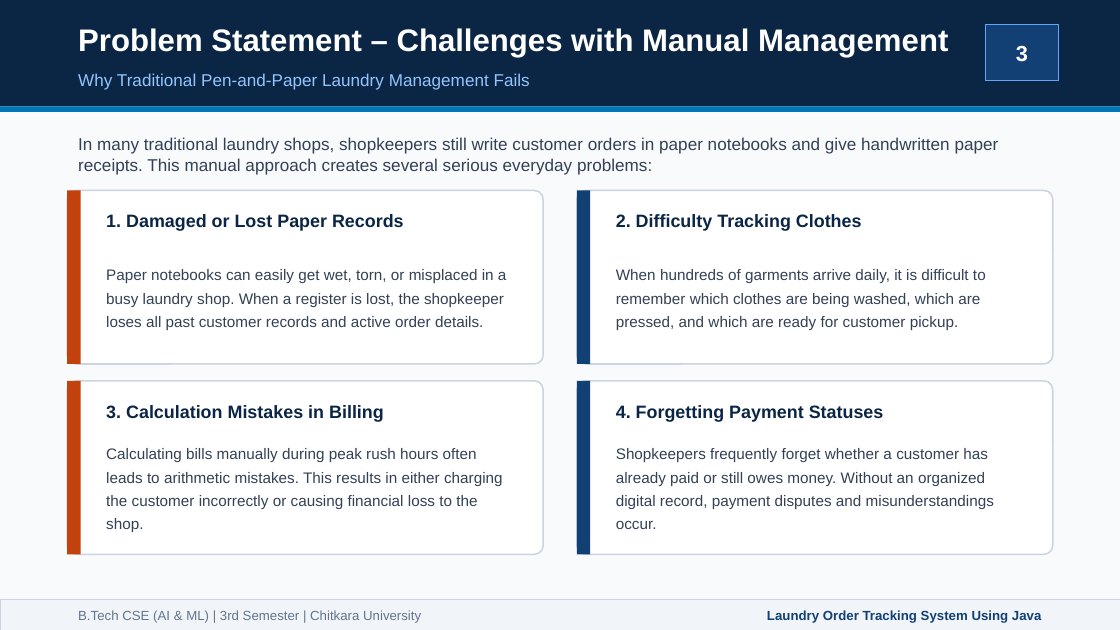
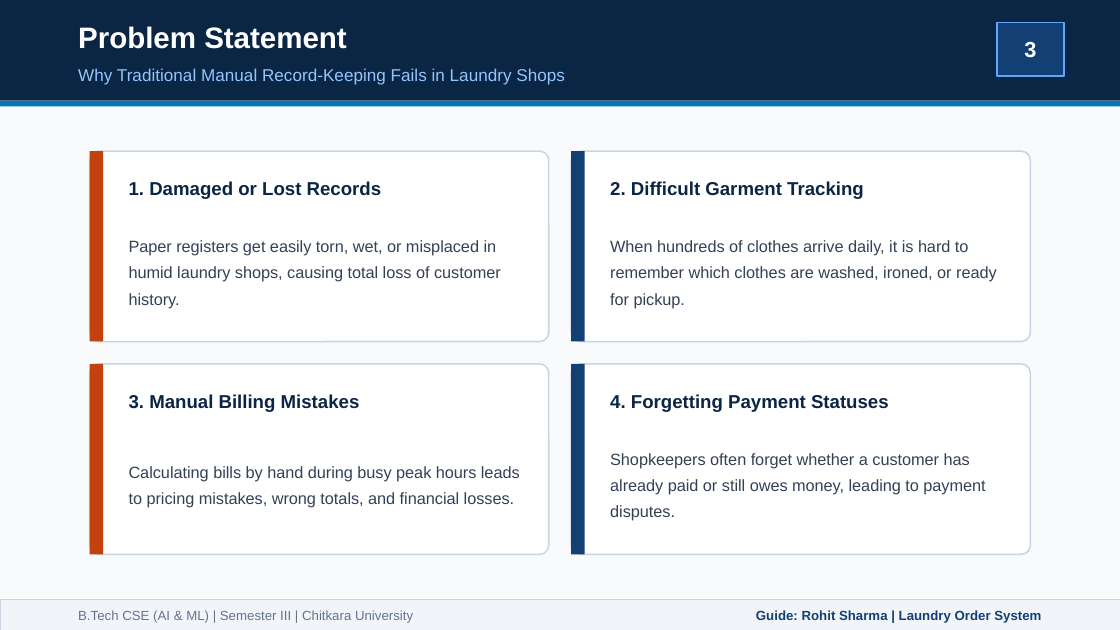
Before and after one commit to Tanmay-Arora19/Laundry-Management-System, a slide deck: slide 3 of Laundry_Management_System_Presentation.pptx. Drawn at 1120x630 pixels with LibreOffice and Linux fonts; fonts in the diff are those of the drawing. Boxes give left, top, right and bottom in pixels: in the first picture for what was removed or moved away, otherwise in the second. Text is boxed around its words. In the diff, an @@ line names an element or a change of style, - is before the commit and + after.

Commit message:
Compress presentation content, add exact team member details, and update faculty guide to Rohit Sharma

```diff
--- a/Laundry_Management_System_Presentation.pptx
+++ b/Laundry_Management_System_Presentation.pptx
@@ rectangle: place and size @@
-rectangle at (0, 0, 1120, 106)
+rectangle at (0, 0, 1120, 101)
@@ text at (78, 26, 347, 49): text changed; size 20 to 19 pt @@
-Problem Statement – Challenges with Manual Management
+Problem Statement
@@ text "3": place and size @@
-text "3" at (1016, 45, 1028, 62)
+text "3" at (1024, 41, 1036, 58)
@@ rectangle: place and size @@
-rectangle at (986, 25, 1058, 81)
+rectangle at (997, 22, 1064, 76)
@@ text at (78, 68, 565, 85): text changed @@
-Why Traditional Pen-and-Paper Laundry Management Fails
+Why Traditional Manual Record-Keeping Fails in Laundry Shops
@@ rectangle: place and size @@
-rectangle at (0, 106, 1120, 112)
+rectangle at (0, 101, 1120, 106)
@@ text removed at (78, 137, 999, 175) @@
-In many traditional laundry shops, shopkeepers still write customer orders in paper notebooks and give handwritten paper receipts. This manual approach creates several serious everyday problems:
@@ rounded rectangle: place and size @@
-rounded rectangle at (67, 190, 543, 364)
+rounded rectangle at (90, 151, 549, 342)
@@ rectangle: place and size @@
-rectangle at (67, 190, 81, 364)
+rectangle at (90, 151, 103, 342)
@@ proportions changed in 4 elements at (90, 364, 549, 554), (571, 364, 1030, 554), (90, 151, 549, 342), (571, 151, 1030, 342) @@
@@ rectangle: place and size @@
-rectangle at (577, 190, 590, 364)
+rectangle at (571, 151, 585, 342)
@@ rounded rectangle: place and size @@
-rounded rectangle at (577, 190, 1053, 364)
+rounded rectangle at (571, 151, 1030, 342)
@@ text at (129, 181, 382, 199): text changed; size 11.5 to 12 pt @@
-1. Damaged or Lost Paper Records
+1. Damaged or Lost Records
@@ text at (610, 181, 864, 199): text changed; size 11.5 to 12 pt @@
-2. Difficulty Tracking Clothes
+2. Difficult Garment Tracking
@@ text at (129, 240, 501, 308): text changed; size 9.8 to 10.5 pt @@
-Paper notebooks can easily get wet, torn, or misplaced in a busy laundry shop. When a register is lost, the shopkeeper loses all past customer records and active order details.
+Paper registers get easily torn, wet, or misplaced in humid laundry shops, causing total loss of customer history.
@@ text at (610, 240, 997, 308): text changed; size 9.8 to 10.5 pt @@
-When hundreds of garments arrive daily, it is difficult to remember which clothes are being washed, which are pressed, and which are ready for customer pickup.
+When hundreds of clothes arrive daily, it is hard to remember which clothes are washed, ironed, or ready for pickup.
@@ rounded rectangle: place and size @@
-rounded rectangle at (67, 381, 543, 554)
+rounded rectangle at (90, 364, 549, 554)
@@ rectangle: place and size @@
-rectangle at (67, 381, 81, 554)
+rectangle at (90, 364, 103, 554)
@@ rectangle: place and size @@
-rectangle at (577, 381, 590, 554)
+rectangle at (571, 364, 585, 554)
@@ rounded rectangle: place and size @@
-rounded rectangle at (577, 381, 1053, 554)
+rounded rectangle at (571, 364, 1030, 554)
@@ text "4. Forgetting Payment Statuses": place and size @@
-text "4. Forgetting Payment Statuses" at (616, 405, 884, 422)
+text "4. Forgetting Payment Statuses" at (610, 394, 889, 412)
@@ text "4. Forgetting Payment Statuses" at (610, 394, 889, 412): size 11.5 to 12 pt @@
@@ text at (129, 394, 360, 412): text changed; size 11.5 to 12 pt @@
-3. Calculation Mistakes in Billing
+3. Manual Billing Mistakes
@@ text at (129, 466, 520, 508): text changed; size 9.8 to 10.5 pt @@
-Calculating bills manually during peak rush hours often leads to arithmetic mistakes. This results in either charging the customer incorrectly or causing financial loss to the shop.
+Calculating bills by hand during busy peak hours leads to pricing mistakes, wrong totals, and financial losses.
@@ text at (610, 453, 985, 521): text changed; size 9.8 to 10.5 pt @@
-Shopkeepers frequently forget whether a customer has already paid or still owes money. Without an organized digital record, payment disputes and misunderstandings occur.
+Shopkeepers often forget whether a customer has already paid or still owes money, leading to payment disputes.
@@ text at (78, 610, 413, 623): text changed @@
-B.Tech CSE (AI & ML) | 3rd Semester | Chitkara University
+B.Tech CSE (AI & ML) | Semester III | Chitkara University
@@ text at (756, 610, 1041, 623): text changed @@
-Laundry Order Tracking System Using Java
+Guide: Rohit Sharma | Laundry Order System
```
Also in this commit, not shown: 17 other slides changed, 2 slides added, 2 slides removed, 2 other files.
